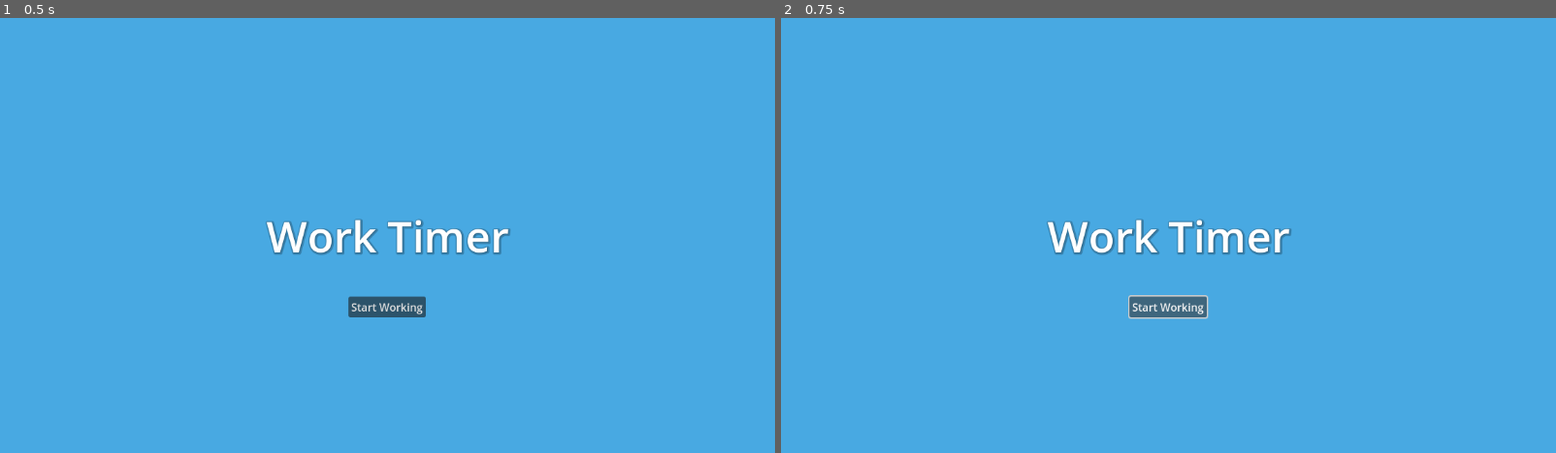
Above: before the commit, frames 1-2 (left to right).
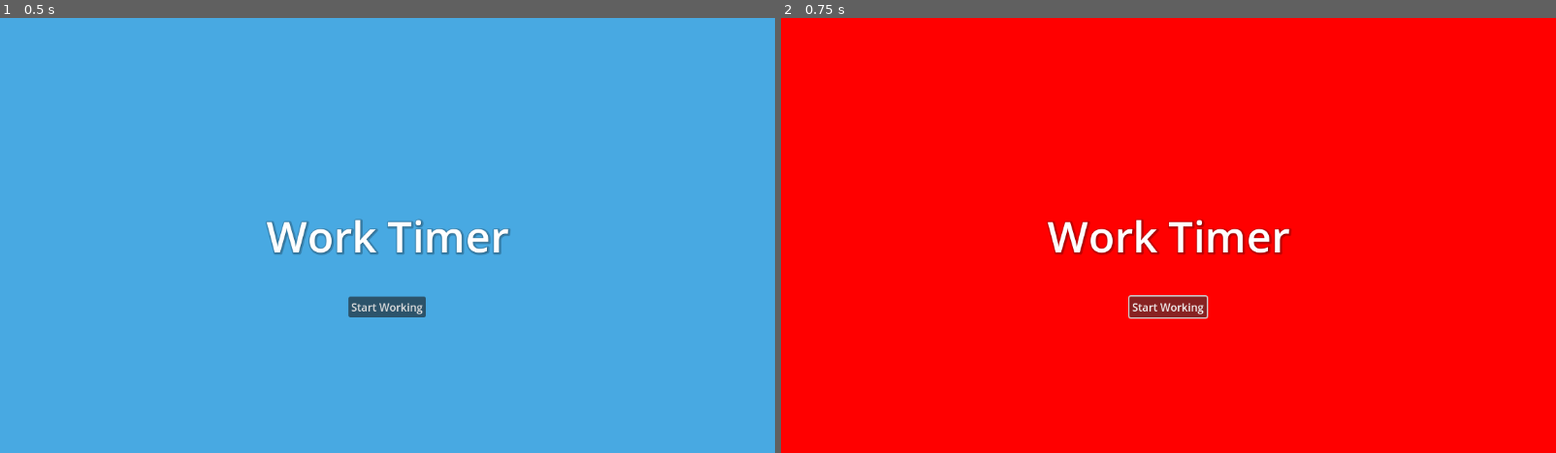
Above: after the commit, the same moments.

Repository: ForlornU/Gomodoro
Game: Godot game, scene res://MainScene.tscn
Two runs of this game, one before a commit and one after it. Both use one fixed random seed, a clock stepped at 60 frames per second and the inputs below.
Inputs:
- Up to frame 1 (0.5 s): no input
- Up to frame 2 (0.75 s): click "Start Working" at 0.5 s

Frame 1 is identical in both runs. In frame 2, 99% of the frame differs, in the area x 0-100%, y 0-100%.

Commit message:
Signal and logic script

Diff:
--- /dev/null
+++ b/ButtonLogic.gd
@@ -0,0 +1,17 @@
+extends Control
+
+@onready var color_rect: ColorRect = $ColorRect
+
+# Called when the node enters the scene tree for the first time.
+func _ready() -> void:
+	pass # Replace with function body.
+
+
+# Called every frame. 'delta' is the elapsed time since the previous frame.
+func _process(delta: float) -> void:
+	pass
+
+
+func _button_pressed() -> void:
+	color_rect.color = Color.RED
+	pass # Replace with function body.
--- a/MainScene.tscn
+++ b/MainScene.tscn
@@ -1,5 +1,6 @@
-[gd_scene load_steps=2 format=3 uid="uid://c5ly7bkm4fbg3"]
+[gd_scene load_steps=3 format=3 uid="uid://c5ly7bkm4fbg3"]
 
+[ext_resource type="Script" path="res://ButtonLogic.gd" id="1_jejwl"]
 [ext_resource type="LabelSettings" uid="uid://dllnu5l76xe7o" path="res://LargeLabel.tres" id="1_x06a6"]
 
 [node name="Control" type="Control"]
@@ -9,6 +10,7 @@
 anchor_bottom = 1.0
 grow_horizontal = 2
 grow_vertical = 2
+script = ExtResource("1_jejwl")
 
 [node name="ColorRect" type="ColorRect" parent="."]
 layout_mode = 1
@@ -50,3 +52,5 @@
 grow_horizontal = 2
 grow_vertical = 2
 text = "Start Working"
+
+[connection signal="pressed" from="ColorRect/Button" to="." method="_button_pressed"]
